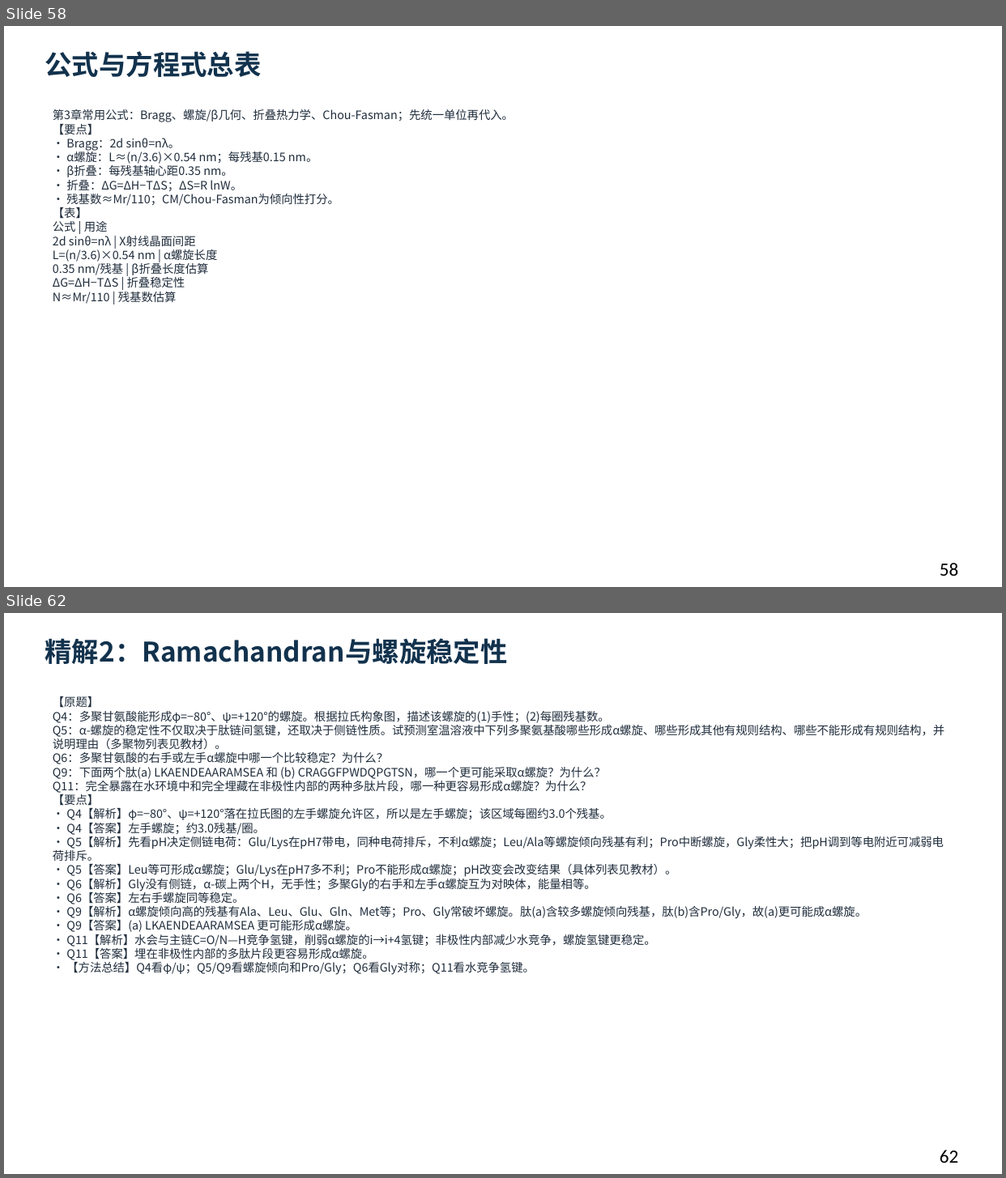
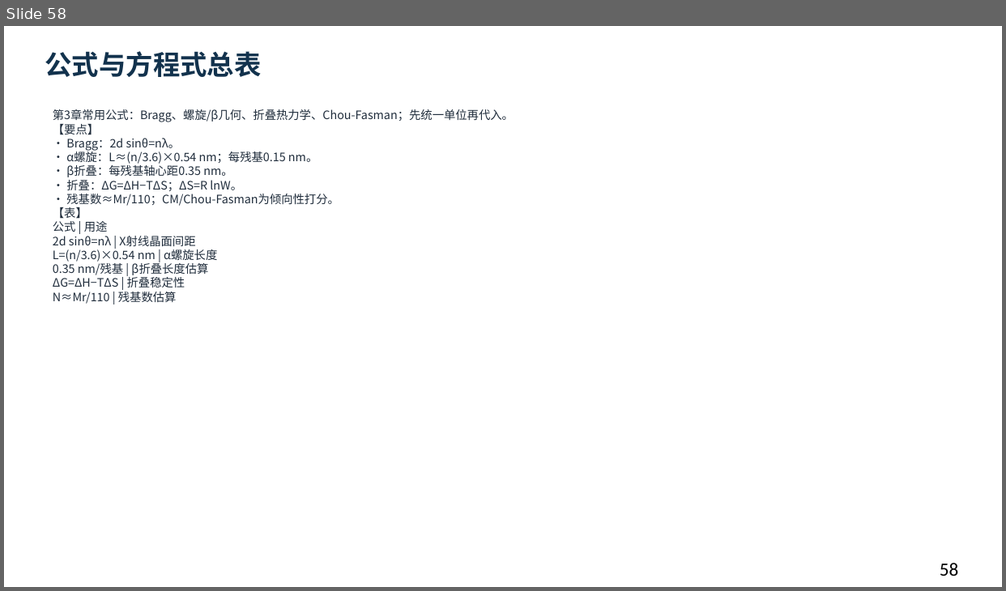
Before and after one commit to newkan-li/Biochemistry, a slide deck: downloads/bc03-ai-style.pptx. Shown one above the other, each under a label of ours: slides 58 and 62 before the commit, slide 58 after it; the slides between them are not shown. The pictures are 1006x1178 and 1006x591 pixels, drawn with LibreOffice and Linux fonts; fonts in the diff are those of the drawing. Boxes give left, top, right and bottom in pixels: in the first picture for what was removed or moved away, otherwise in the second. Text is boxed around its words. In the diff, an @@ line names an element or a change of style, - is before the commit and + after.

```diff
--- a/downloads/bc03-ai-style.pptx
+++ b/downloads/bc03-ai-style.pptx
@@ slide 62 removed at [4,613,1002,1174], background #FFFFFF @@
@@ text removed at [45,638,508,664] @@
-精解2：Ramachandran与螺旋稳定性
@@ text removed at [53,696,944,975] @@
-【原题】
-Q4：多聚甘氨酸能形成φ=−80°、ψ=+120°的螺旋。根据拉氏构象图，描述该螺旋的(1)手性；(2)每圈残基数。
-Q5：α-螺旋的稳定性不仅取决于肽链间氢键，还取决于侧链性质。试预测室温溶液中下列多聚氨基酸哪些形成α螺旋、哪些形成其他有规则结构、哪些不能形成有规则结构，并说明理由（多聚物列表见教材）。
-Q6：多聚甘氨酸的右手或左手α螺旋中哪一个比较稳定？为什么？
-Q9：下面两个肽(a) LKAENDEAARAMSEA 和 (b) CRAGGFPWDQPGTSN，哪一个更可能采取α螺旋？为什么？
-Q11：完全暴露在水环境中和完全埋藏在非极性内部的两种多肽片段，哪一种更容易形成α螺旋？为什么？
-【要点】
-• Q4【解析】φ=−80°、ψ=+120°落在拉氏图的左手螺旋允许区，所以是左手螺旋；该区域每圈约3.0个残基。
-• Q4【答案】左手螺旋；约3.0残基/圈。
-• Q5【解析】先看pH决定侧链电荷：Glu/Lys在pH7带电，同种电荷排斥，不利α螺旋；Leu/Ala等螺旋倾向残基有利；Pro中断螺旋，Gly柔性大；把pH调到等电附近可减弱电荷排斥。
-• Q5【答案】Leu等可形成α螺旋；Glu/Lys在pH7多不利；Pro不能形成α螺旋；pH改变会改变结果（具体列表见教材）。
-• Q6【解析】Gly没有侧链，α-碳上两个H，无手性；多聚Gly的右手和左手α螺旋互为对映体，能量相等。
-• Q6【答案】左右手螺旋同等稳定。
-• Q9【解析】α螺旋倾向高的残基有Ala、Leu、Glu、Gln、Met等；Pro、Gly常破坏螺旋。肽(a)含较多螺旋倾向残基，肽(b)含Pro/Gly，故(a)更可能成α螺旋。
-• Q9【答案】(a) LKAENDEAARAMSEA 更可能形成α螺旋。
-• Q11【解析】水会与主链C=O/N—H竞争氢键，削弱α螺旋的i→i+4氢键；非极性内部减少水竞争，螺旋氢键更稳定。
-• Q11【答案】埋在非极性内部的多肽片段更容易形成α螺旋。
-• 【方法总结】Q4看φ/ψ；Q5/Q9看螺旋倾向和Pro/Gly；Q6看Gly对称；Q11看水竞争氢键。
@@ text removed at [940,1150,958,1163] @@
-62
```
Also in this commit, not shown: 17 slides changed, 6 other slides removed, 6 other files.
